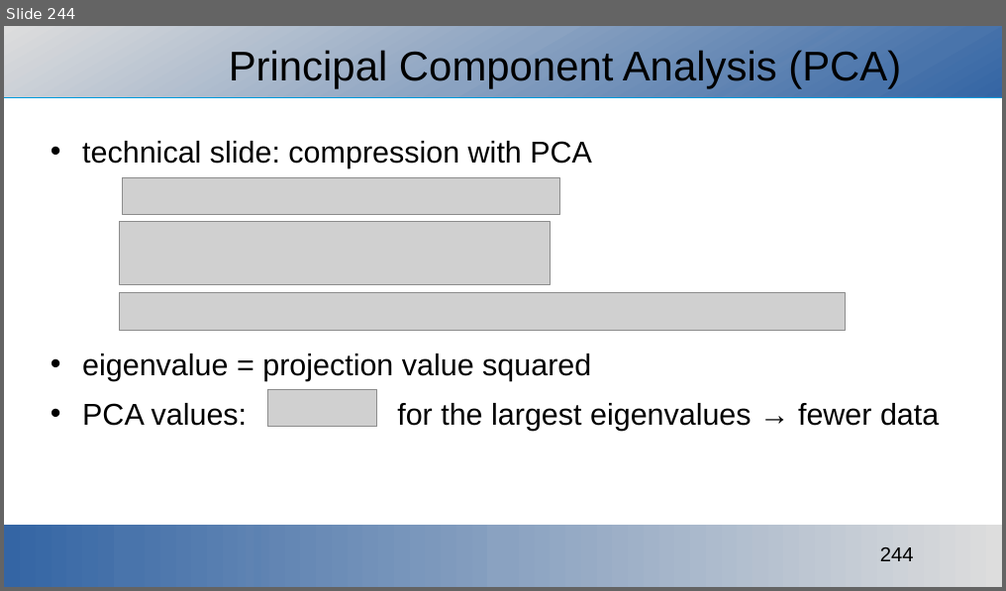
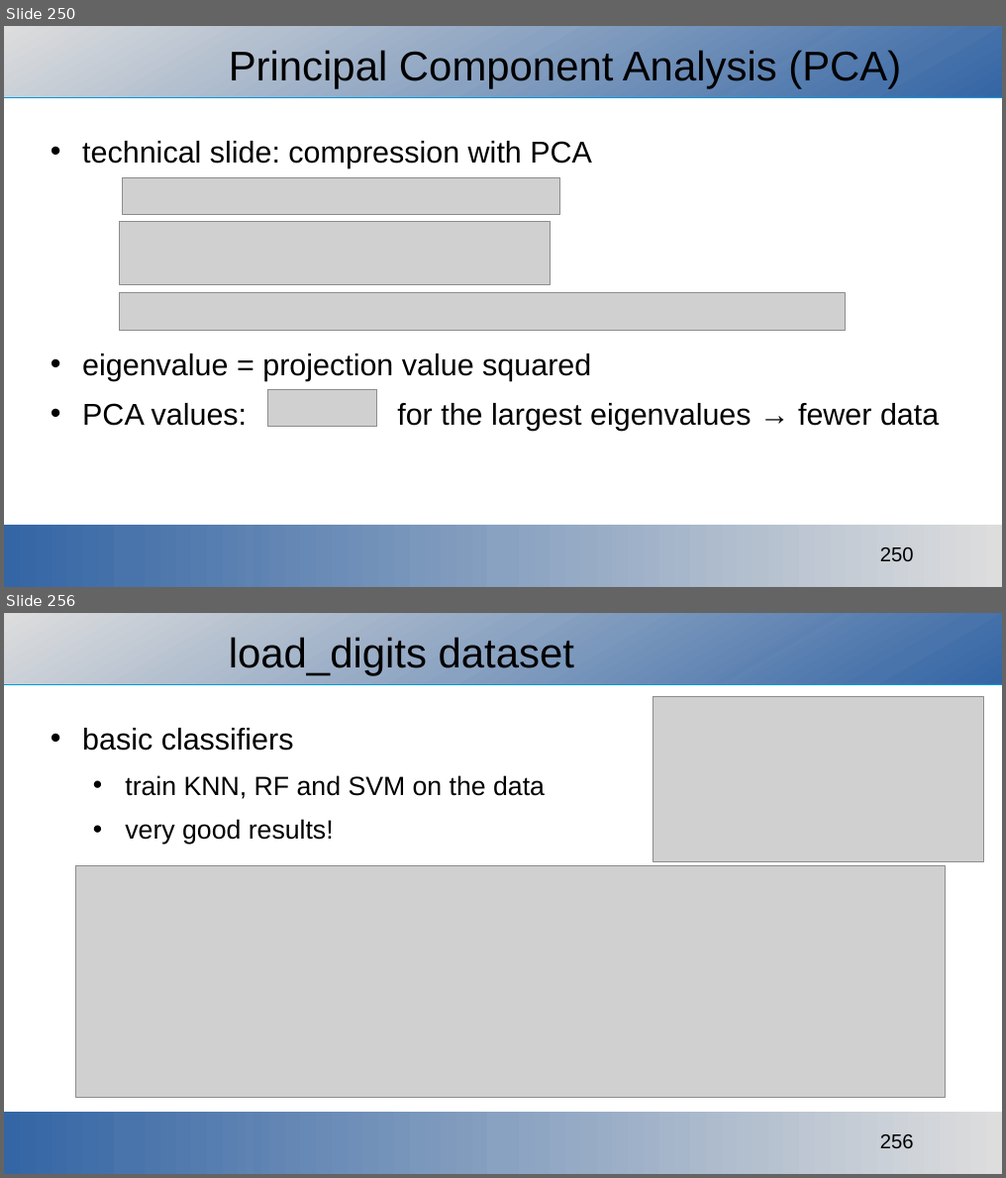
Before and after one commit to ajakovac/ML-in-Practice-I, a slide deck: ML in practice.odp. Shown one above the other, each under a label of ours: slide 244 before the commit, slides 250 and 256 after it; the slides between them are not shown. The pictures are 1006x591 and 1006x1178 pixels, drawn with LibreOffice and Linux fonts; fonts in the diff are those of the drawing; grey boxes stand for pictures; background and template pictures are left out. Boxes give left, top, right and bottom in pixels: in the first picture for what was removed or moved away, otherwise in the second. Text is boxed around its words. In the diff, an @@ line names an element or a change of style, - is before the commit and + after.

```diff
--- a/ML in practice.odp
+++ b/ML in practice.odp
@@ slide 256 added at <box>4,613,1002,1174</box>, background #FFFFFF; not listed: 3 template elements that a slide beside it also shows @@
@@ title added at <box>229,637,574,675</box>, 33 pt, text #000000 @@
+load_digits dataset
@@ picture added at <box>653,697,985,862</box> @@
@@ text added at <box>82,728,545,845</box>, 21 pt, text #000000 @@
+• basic classifiers
+  • train KNN, RF and SVM on the data
+  • very good results!
@@ picture added at <box>75,866,944,1098</box> @@
@@ what was slide 244 is now slide 250 @@
@@ page number at <box>880,548,914,562</box>: text changed @@
-244
+250
```
Also in this commit, not shown: 7 slides changed, 14 other slides added, 16 other files.
